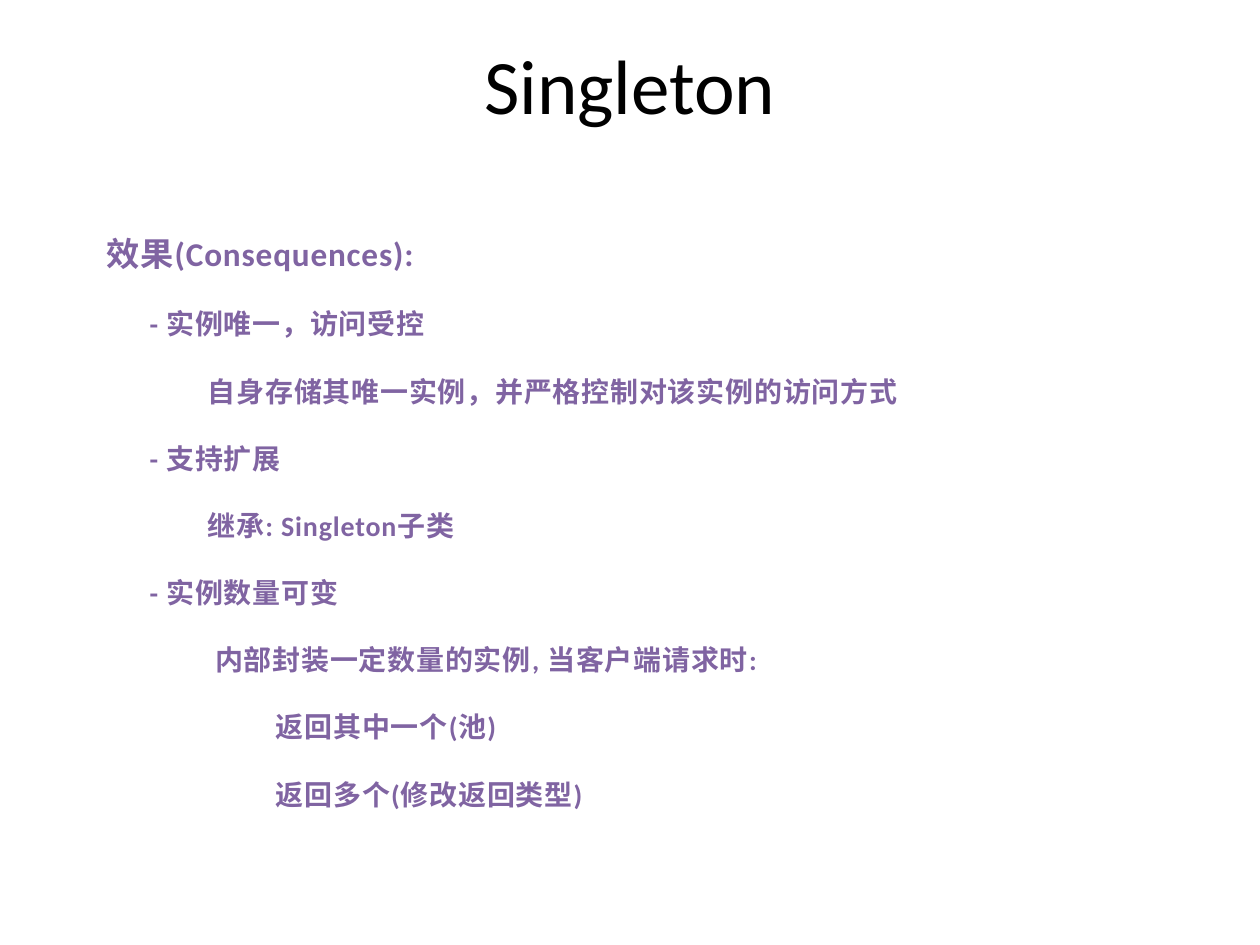
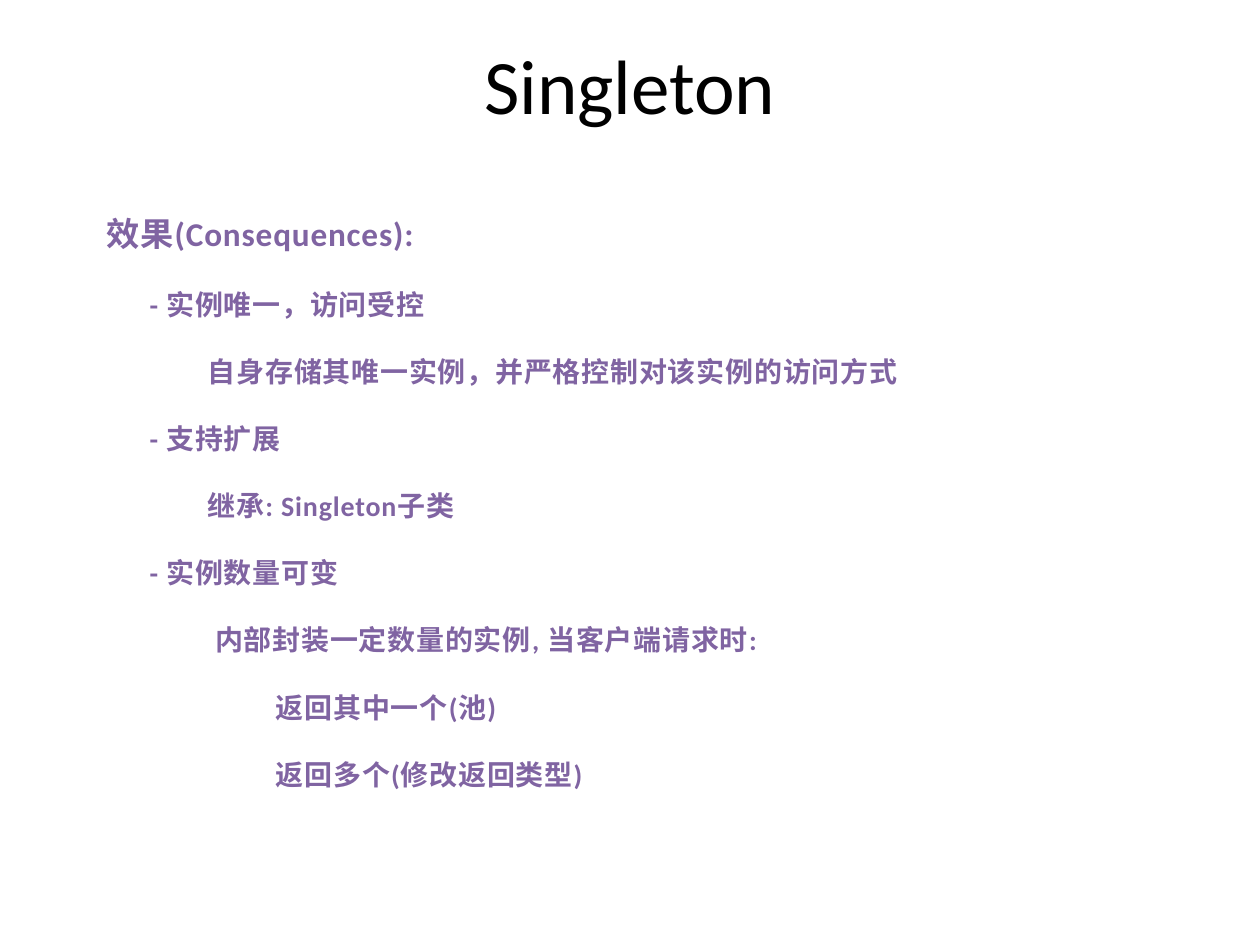
Before and after one commit to PlumpMath/DesignPattern-956, a slide deck: slide 21 of _Doc/DesignPattern.P3.Creational(Singleton).pptx. Drawn at 1260x945 pixels with LibreOffice and Linux fonts; fonts in the diff are those of the drawing. Boxes give left, top, right and bottom in pixels: in the first picture for what was removed or moved away, otherwise in the second. Text is boxed around its words. In the diff, an @@ line names an element or a change of style, - is before the commit and + after.

```diff
--- a/_Doc/DesignPattern.P3.Creational(Singleton).pptx
+++ b/_Doc/DesignPattern.P3.Creational(Singleton).pptx
@@ text "效果(Consequences):" moved from (x1=107, y1=238, x2=898, y2=809) to (x1=107, y1=218, x2=898, y2=789) @@
```
Also in this commit, not shown: 13 other slides changed.
